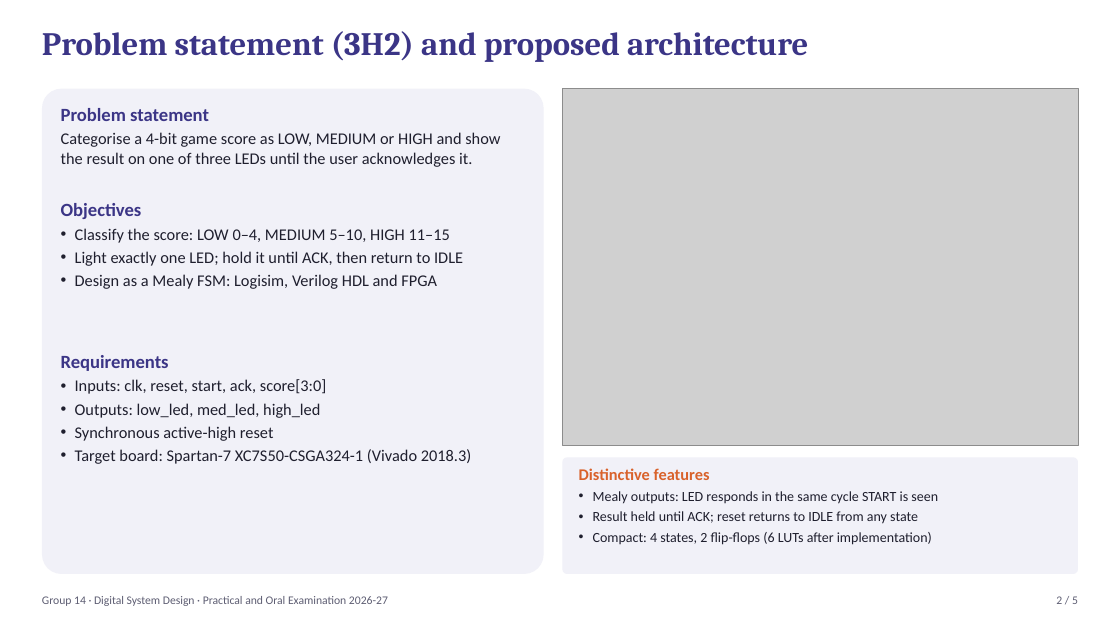
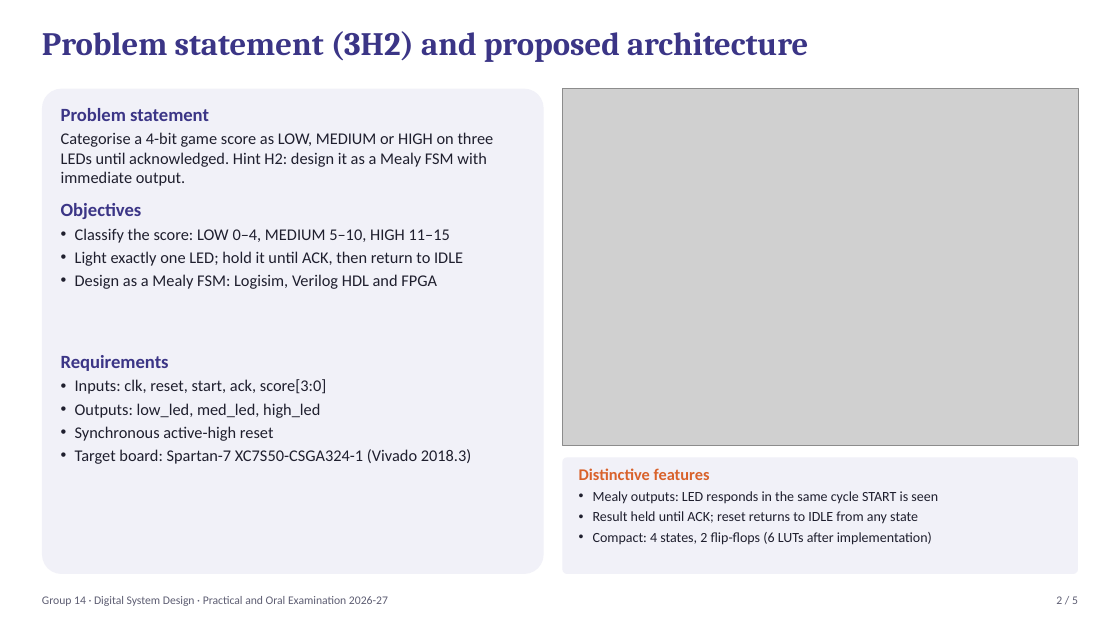
Before and after one commit to MrugendraVasmatkar/Digital_System_Design_Practical_2026_27_D9A_B, a slide deck: slide 2 of Group_Submissions/day1_submission_grp14/06_Presentation/Group14_DSD_Presentation.pptx. Drawn at 1120x630 pixels with LibreOffice and Linux fonts; fonts in the diff are those of the drawing; grey boxes stand for pictures. Boxes give left, top, right and bottom in pixels: in the first picture for what was removed or moved away, otherwise in the second. Text is boxed around its words. In the diff, an @@ line names an element or a change of style, - is before the commit and + after.

```diff
--- a/Group_Submissions/day1_submission_grp14/06_Presentation/Group14_DSD_Presentation.pptx
+++ b/Group_Submissions/day1_submission_grp14/06_Presentation/Group14_DSD_Presentation.pptx
@@ text at (61,132,494,186): text changed @@
-Categorise a 4-bit game score as LOW, MEDIUM or HIGH and show the result on one of three LEDs until the user acknowledges it.
+Categorise a 4-bit game score as LOW, MEDIUM or HIGH on three LEDs until acknowledged. Hint H2: design it as a Mealy FSM with immediate output.
```
Also in this commit, not shown: 5 other files.
